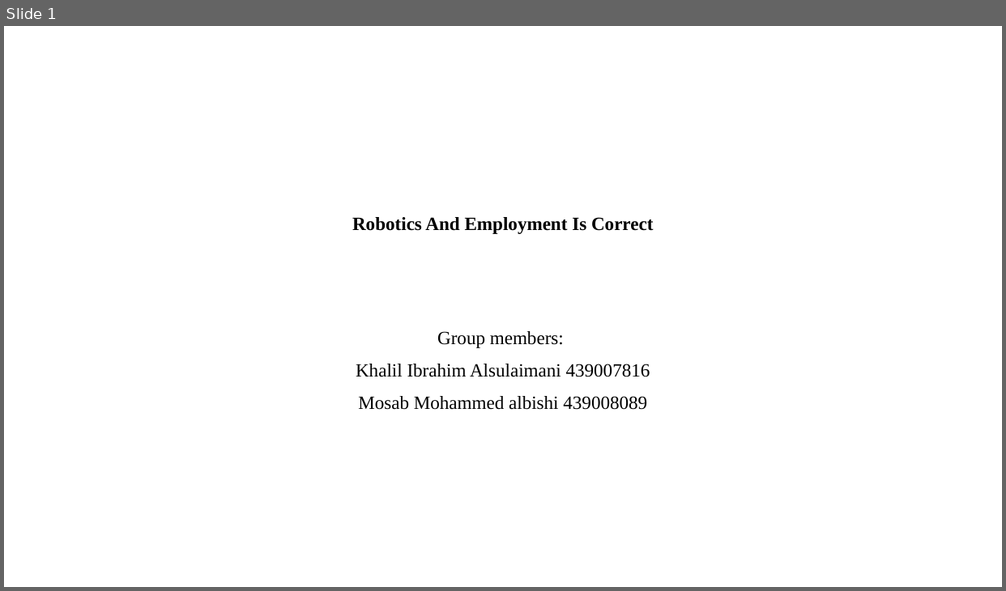
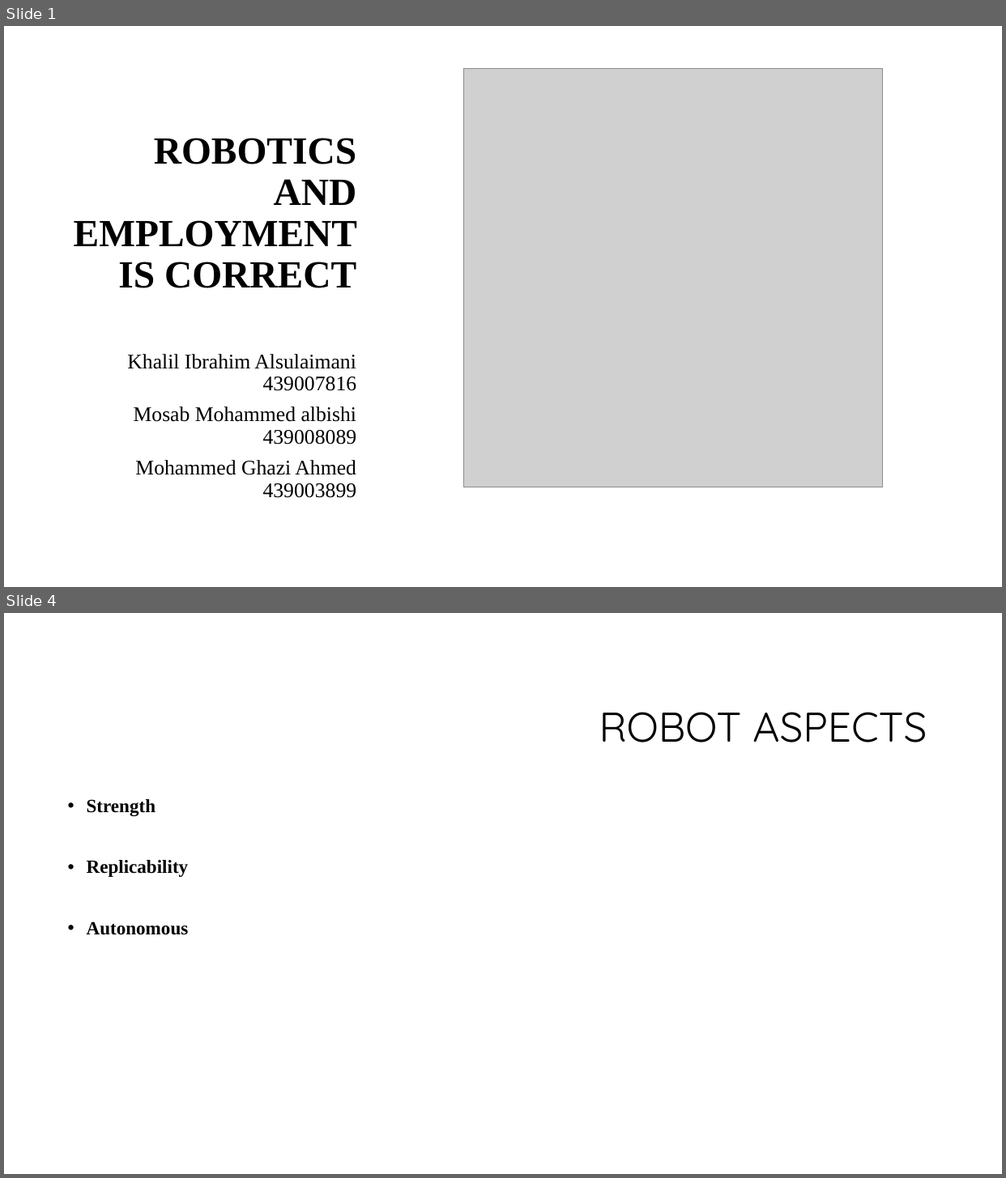
Before and after one commit to khalilAlsulaimani/Computers-And-Society-Project, a slide deck: Research Presntation.pptx. Shown one above the other, each under a label of ours: slide 1 before the commit, slides 1 and 4 after it; the slides between them are not shown. The pictures are 1006x591 and 1006x1178 pixels, drawn with LibreOffice and Linux fonts; fonts in the diff are those of the drawing; grey boxes stand for pictures; background and template pictures are left out. Boxes give left, top, right and bottom in pixels: in the first picture for what was removed or moved away, otherwise in the second. Text is boxed around its words. In the diff, an @@ line names an element or a change of style, - is before the commit and + after.

```diff
--- a/Research Presntation.pptx
+++ b/Research Presntation.pptx
@@ slide 4 added at bbox=[4, 613, 1002, 1174], background #FFFFFF @@
@@ title added at bbox=[599, 712, 927, 743], 40 pt, text #000000 @@
+ROBOT ASPECTS
@@ text added at bbox=[87, 799, 189, 935], 18 pt, text #000000, bold @@
+• Strength
+• Replicability
+• Autonomous
@@ slide 1 changed as well @@
@@ picture added at bbox=[463, 69, 882, 487] @@
@@ title at bbox=[74, 138, 357, 288]: text changed; size 18 to 37 pt @@
-Robotics And Employment Is Correct
+ROBOTICS AND EMPLOYMENT IS CORRECT
@@ subtitle at bbox=[437, 331, 564, 348]: paragraph removed @@
-Group members:
@@ subtitle "Khalil Ibrahim Alsulaimani 439007816": place and size @@
-subtitle "Khalil Ibrahim Alsulaimani 439007816" at bbox=[356, 331, 650, 410]
+subtitle "Khalil Ibrahim Alsulaimani 439007816" at bbox=[127, 354, 357, 498]
@@ subtitle at bbox=[127, 354, 357, 445]: size 18 to 20 pt in "Khalil Ibrahim Alsulaimani 439007816", "Mosab Mohammed albishi 439008089"; alignment centre to right; line spacing 1.07 to 0.9 @@
@@ subtitle at bbox=[135, 460, 357, 498]: paragraph added @@
+Mohammed Ghazi Ahmed 439003899
```
Also in this commit, not shown: 6 other slides added, 6 slides removed.
